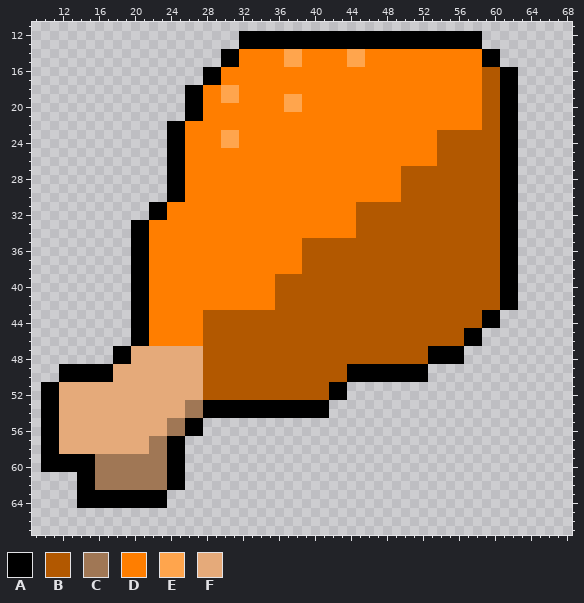
Two states of a sprite sheet, data/textures/food.png. The picture above is the old version.
The file is 80x80 pixels. Shown: x 9..68, y 11..67.
Palette (. is transparent): A #000000  B #b25800  C #a07755  D #ff7e00  E #ffa54d  F #e5aa7a
Pixels before (only the part around the change), first column x 9:
11 ............................................................
12 .......................AAAAAAAAAAAAAAAAAAAAAAAAAAA..........
13 .......................AAAAAAAAAAAAAAAAAAAAAAAAAAA..........
14 .....................AADDDDDEEDDDDDEEDDDDDDDDDDDDDAA........
15 .....................AADDDDDEEDDDDDEEDDDDDDDDDDDDDAA........
16 ...................AADDDDDDDDDDDDDDDDDDDDDDDDDDDDDBBAA......
17 ...................AADDDDDDDDDDDDDDDDDDDDDDDDDDDDDBBAA......
18 .................AADDEEDDDDDDDDDDDDDDDDDDDDDDDDDDDBBAA......
19 .................AADDEEDDDDDEEDDDDDDDDDDDDDDDDDDDDBBAA......
20 .................AADDDDDDDDDEEDDDDDDDDDDDDDDDDDDDDBBAA......
21 .................AADDDDDDDDDDDDDDDDDDDDDDDDDDDDDDDBBAA......
22 ...............AADDDDDDDDDDDDDDDDDDDDDDDDDDDDDDDDDBBAA......
23 ...............AADDDDEEDDDDDDDDDDDDDDDDDDDDDDBBBBBBBAA......
24 ...............AADDDDEEDDDDDDDDDDDDDDDDDDDDDDBBBBBBBAA......
25 ...............AADDDDDDDDDDDDDDDDDDDDDDDDDDDDBBBBBBBAA......
26 ...............AADDDDDDDDDDDDDDDDDDDDDDDDDDDDBBBBBBBAA......
27 ...............AADDDDDDDDDDDDDDDDDDDDDDDDBBBBBBBBBBBAA......
28 ...............AADDDDDDDDDDDDDDDDDDDDDDDDBBBBBBBBBBBAA......
29 ...............AADDDDDDDDDDDDDDDDDDDDDDDDBBBBBBBBBBBAA......
30 ...............AADDDDDDDDDDDDDDDDDDDDDDDDBBBBBBBBBBBAA......
31 .............AADDDDDDDDDDDDDDDDDDDDDBBBBBBBBBBBBBBBBAA......
32 .............AADDDDDDDDDDDDDDDDDDDDDBBBBBBBBBBBBBBBBAA......
33 ...........AADDDDDDDDDDDDDDDDDDDDDDDBBBBBBBBBBBBBBBBAA......
34 ...........AADDDDDDDDDDDDDDDDDDDDDDDBBBBBBBBBBBBBBBBAA......
35 ...........AADDDDDDDDDDDDDDDDDBBBBBBBBBBBBBBBBBBBBBBAA......
36 ...........AADDDDDDDDDDDDDDDDDBBBBBBBBBBBBBBBBBBBBBBAA......
37 ...........AADDDDDDDDDDDDDDDDDBBBBBBBBBBBBBBBBBBBBBBAA......
38 ...........AADDDDDDDDDDDDDDDDDBBBBBBBBBBBBBBBBBBBBBBAA......
39 ...........AADDDDDDDDDDDDDDBBBBBBBBBBBBBBBBBBBBBBBBBAA......
40 ...........AADDDDDDDDDDDDDDBBBBBBBBBBBBBBBBBBBBBBBBBAA......
41 ...........AADDDDDDDDDDDDDDBBBBBBBBBBBBBBBBBBBBBBBBBAA......
42 ...........AADDDDDDDDDDDDDDBBBBBBBBBBBBBBBBBBBBBBBBBAA......
43 ...........AADDDDDDBBBBBBBBBBBBBBBBBBBBBBBBBBBBBBBAA........
44 ...........AADDDDDDBBBBBBBBBBBBBBBBBBBBBBBBBBBBBBBAA........
45 ...........AADDDDDDBBBBBBBBBBBBBBBBBBBBBBBBBBBBBAA..........
46 ...........AADDDDDDBBBBBBBBBBBBBBBBBBBBBBBBBBBBBAA..........
47 .........AAFFFFFFFFBBBBBBBBBBBBBBBBBBBBBBBBBAAAA............
48 .........AAFFFFFFFFBBBBBBBBBBBBBBBBBBBBBBBBBAAAA............
49 ...AAAAAAFFFFFFFFFFBBBBBBBBBBBBBBBBAAAAAAAAA................
50 ...AAAAAAFFFFFFFFFFBBBBBBBBBBBBBBBBAAAAAAAAA................
51 .AAFFFFFFFFFFFFFFFFBBBBBBBBBBBBBBAA.........................
52 .AAFFFFFFFFFFFFFFFFBBBBBBBBBBBBBBAA.........................
53 .AAFFFFFFFFFFFFFFCCAAAAAAAAAAAAAA...........................
54 .AAFFFFFFFFFFFFFFCCAAAAAAAAAAAAAA...........................
55 .AAFFFFFFFFFFFFCCAA.........................................
56 .AAFFFFFFFFFFFFCCAA.........................................
57 .AAFFFFFFFFFFCCAA...........................................
58 .AAFFFFFFFFFFCCAA...........................................
59 .AAAAAACCCCCCCCAA...........................................
60 .AAAAAACCCCCCCCAA...........................................
61 .....AACCCCCCCCAA...........................................
62 .....AACCCCCCCCAA...........................................
63 .....AAAAAAAAAA.............................................
64 .....AAAAAAAAAA.............................................
65 ............................................................
66 ............................................................
67 ............................................................
The same view after the edit:
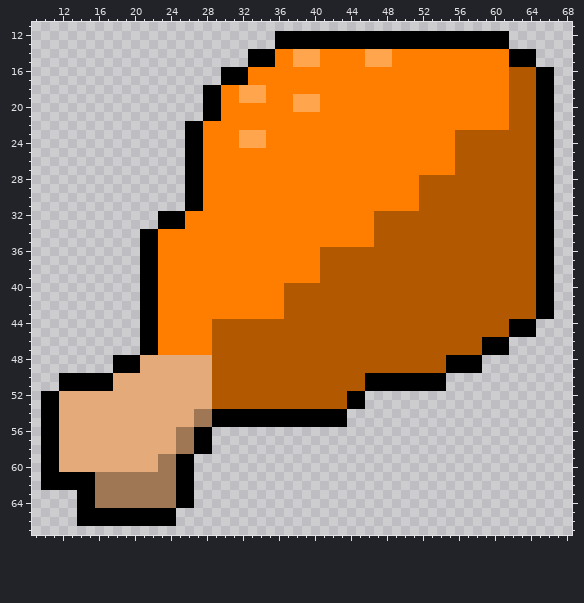
Diff:
Changed rows in their new state; - is an unchanged pixel.
first column x 10:
12 ----------------------....-----------------------AAA-----
13 ----------------------....-----------------------AAA-----
14 --------------------...AAA-D-EE---DDEEE----------DDDAAA--
15 --------------------...AAA-D-EE---DDEEE----------DDDAAA--
16 ------------------..AAA--------------------------DDDBBBAA
17 ------------------..AAA--------------------------DDDBBBAA
18 ----------------..AADDEEE------------------------DDDBBBAA
19 ----------------..AADDEEE--D-EE------------------DDDBBBAA
20 ----------------..AA-------D-EE------------------DDDBBBAA
21 ----------------..AA-----------------------------DDDBBBAA
22 --------------..AA-------------------------------DDDBBBAA
23 --------------..AA--DDEEE-------------------DD-----BBBBAA
24 --------------..AA--DDEEE-------------------DD-----BBBBAA
25 --------------..AA--------------------------DD-----BBBBAA
26 --------------..AA--------------------------DD-----BBBBAA
27 --------------..AA----------------------DDDDDD-----BBBBAA
28 --------------..AA----------------------DD---------BBBBAA
29 --------------..AA----------------------DD---------BBBBAA
30 --------------..AA----------------------DD---------BBBBAA
31 ------------....AA-----------------DDDDDDD---------BBBBAA
32 ------------.-AA-------------------DD--------------BBBBAA
33 ----------...AAA-------------------DD--------------BBBBAA
34 ----------.-A----------------------DD--------------BBBBAA
35 ----------.-A----------------DDDDDDDD--------------BBBBAA
36 ----------.-A----------------DD--------------------BBBBAA
37 ----------.-A----------------DD--------------------BBBBAA
38 ----------.-A----------------DD--------------------BBBBAA
39 ----------.-A-------------DDDDD--------------------BBBBAA
40 ----------.-A-------------D------------------------BBBBAA
41 ----------.-A-------------D------------------------BBBBAA
42 ----------.-A-------------D------------------------BBBBAA
43 ----------.-A-----DDDDDDDDD----------------------BBBBBBAA
44 ----------.-A-----D------------------------------BBBAAA--
45 ----------.-A-----D----------------------------BBBBBAAA--
46 ----------.-A-----D----------------------------BBAAA-----
47 --------...AADDDDDD------------------------BBBBBBAAA-----
48 ----------A-------F------------------------BB--AA--------
49 --......AAA-------F---------------BBBBBBBBBBBAAAA--------
50 ------------------F---------------BB-------AA------------
51 ..AAAAAA----------F-------------BBBBAAAAAAAAA------------
52 ------------------F-------------BBAA---------------------
53 ----------------FFFBBBBBBBBBBBBBBBAA---------------------
54 ----------------F-C-------------AA-----------------------
55 --------------FFFCCAAAAAAAAAAAAAAA-----------------------
56 --------------F-C-A--------------------------------------
57 ------------FFFCCAA--------------------------------------
58 ------------FFFCCAA--------------------------------------
59 --FFFFFFFFFFF-C-A----------------------------------------
60 --FFFFFFFFFFF-C-A----------------------------------------
61 AAAA----------C-A----------------------------------------
62 AAAA----------C-A----------------------------------------
63 ------CCCCCCCCCAA----------------------------------------
64 ------CCCCCCCCCAA----------------------------------------
65 ----AAAAAAAAAAA------------------------------------------
66 ----AAAAAAAAAAA------------------------------------------
Boxes around the changes in both pictures, in picture pixels (x1, y1, x2, y2):
changed: (41, 31, 554, 526)
